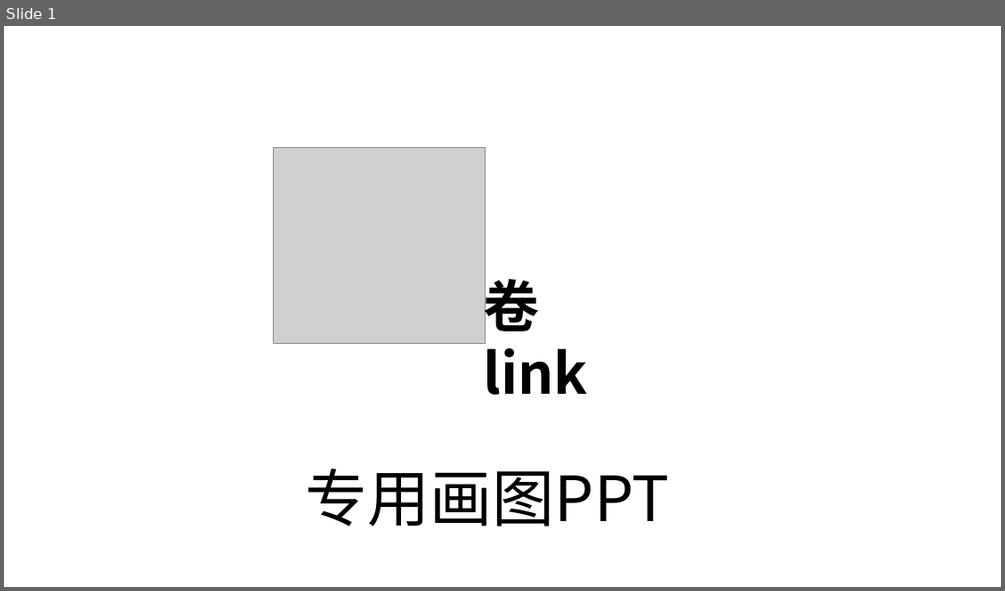
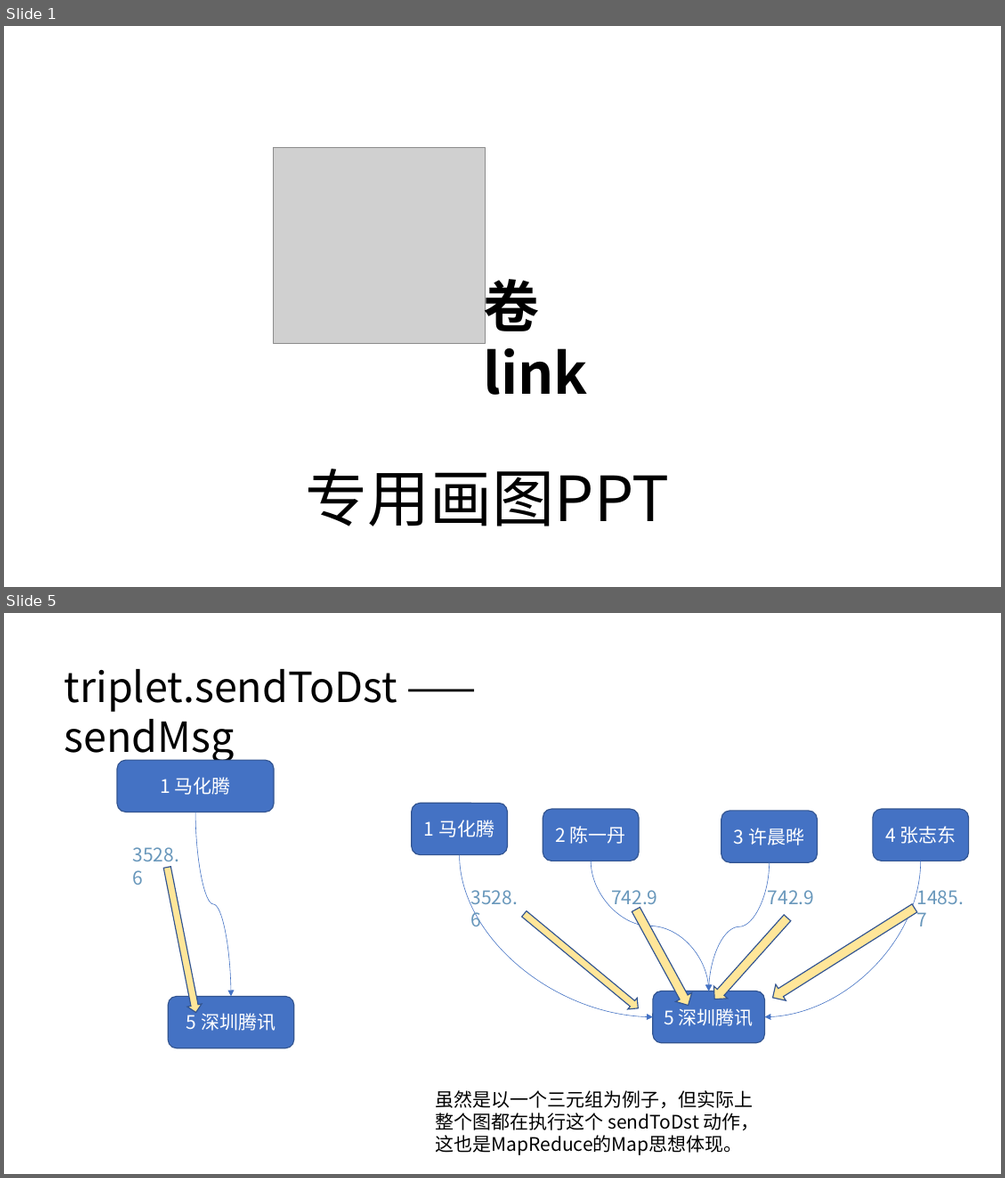
Before and after one commit to DrDavidS/SparkLearn, a slide deck: 股权图谱.pptx. Shown one above the other, each under a label of ours: slide 1 before the commit, slides 1 and 5 after it; the slides between them are not shown. The pictures are 1005x591 and 1005x1178 pixels, drawn with LibreOffice and Linux fonts; fonts in the diff are those of the drawing; grey boxes stand for pictures. Boxes give left, top, right and bottom in pixels: in the first picture for what was removed or moved away, otherwise in the second. Text is boxed around its words. In the diff, an @@ line names an element or a change of style, - is before the commit and + after.

```diff
--- a/股权图谱.pptx
+++ b/股权图谱.pptx
@@ slide 5 added at (4, 613, 1001, 1174), background #FFFFFF @@
@@ text added at (65, 669, 398, 763), 40 pt, text #000000 @@
+triplet.sendToDst —— sendMsg
@@ rounded rectangle added at (117, 761, 274, 811), fill #4472C4, outline #325491 1 pt, 18 pt, text #FFFFFF @@
+1 马化腾
@@ curved arrow added from (195, 811) to (231, 996), #4472C4 0.5 pt @@
@@ rounded rectangle added at (412, 803, 507, 854), fill #4472C4, outline #325491 1 pt, 18 pt, text #FFFFFF @@
+1 马化腾
@@ rounded rectangle added at (543, 809, 639, 860), fill #4472C4, outline #325491 1 pt, 18 pt, text #FFFFFF @@
+2 陈一丹
@@ rounded rectangle added at (721, 811, 817, 862), fill #4472C4, outline #325491 1 pt, 18 pt, text #FFFFFF @@
+3 许晨晔
@@ rounded rectangle added at (873, 809, 969, 860), fill #4472C4, outline #325491 1 pt, 18 pt, text #FFFFFF @@
+4 张志东
@@ text added at (133, 847, 179, 884), 18 pt, text #6897BB @@
+3528.6
@@ right arrow added at (161, 866, 203, 1013), fill #FFE699, outline #325491 1 pt @@
@@ curved arrow added from (460, 854) to (653, 1017), #4472C4 0.5 pt @@
@@ curved arrow added from (591, 860) to (708, 990), #4472C4 0.5 pt @@
@@ curved arrow added from (769, 863) to (708, 990), #4472C4 0.5 pt @@
@@ curved arrow added from (921, 860) to (764, 1017), #4472C4 0.5 pt @@
@@ text added at (471, 890, 518, 926), 18 pt, text #6897BB @@
+3528.6
@@ text added at (611, 890, 657, 908), 18 pt, text #6897BB @@
+742.9
@@ right arrow added at (628, 905, 696, 1010), fill #FFE699, outline #325491 1 pt @@
@@ text added at (768, 890, 814, 904), 18 pt, text #6897BB @@
+742.9
@@ right arrow added at (768, 900, 920, 1005), fill #FFE699, outline #325491 1 pt @@
@@ text added at (916, 885, 963, 926), 18 pt, text #6897BB @@
+1485.7
@@ right arrow added at (519, 908, 643, 1014), fill #FFE699, outline #325491 1 pt @@
@@ right arrow added at (708, 912, 794, 1005), fill #FFE699, outline #325491 1 pt @@
@@ rounded rectangle added at (168, 996, 294, 1047), fill #4472C4, outline #325491 1 pt, 18 pt, text #FFFFFF @@
+5 深圳腾讯
@@ rounded rectangle added at (653, 990, 765, 1042), fill #4472C4, outline #325491 1 pt, 18 pt, text #FFFFFF @@
+5 深圳腾讯
@@ text added at (436, 1090, 760, 1155), 18 pt, text #000000 @@
+虽然是以一个三元组为例子，但实际上
+整个图都在执行这个 sendToDst 动作，
+这也是MapReduce的Map思想体现。
```
Also in this commit, not shown: 2 slides changed, 7 other slides added, 13 other files.
